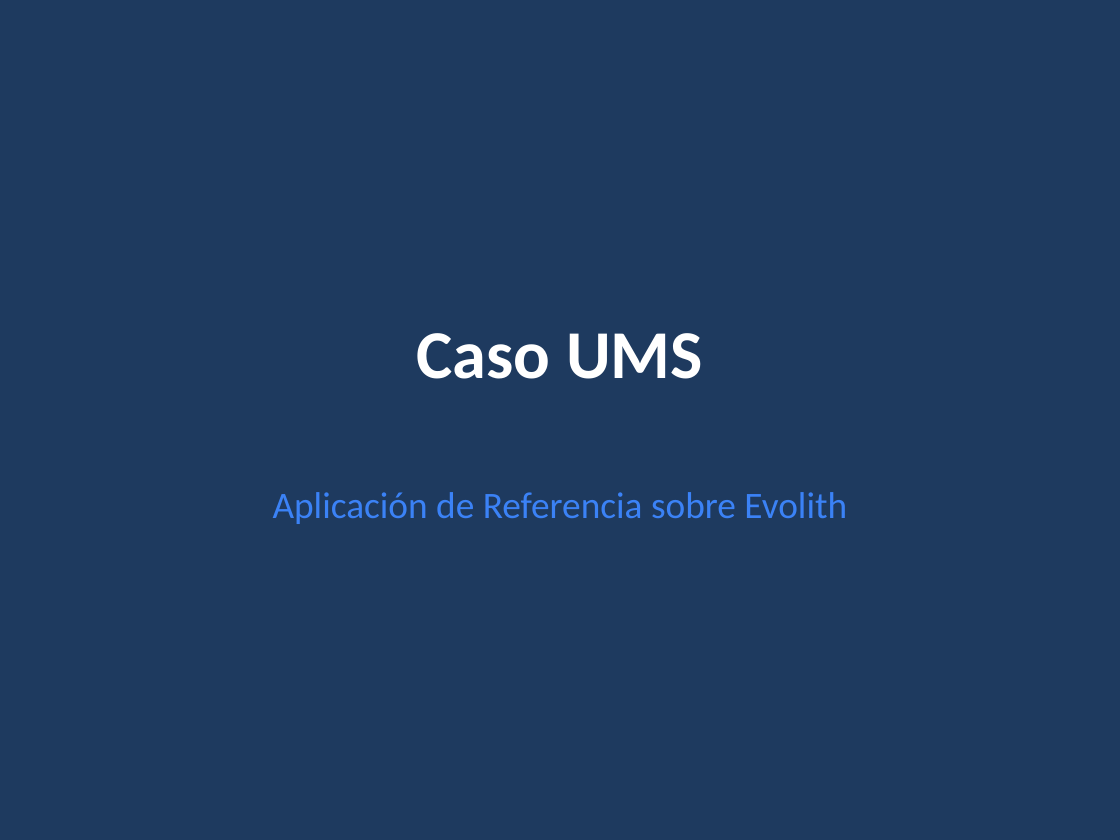
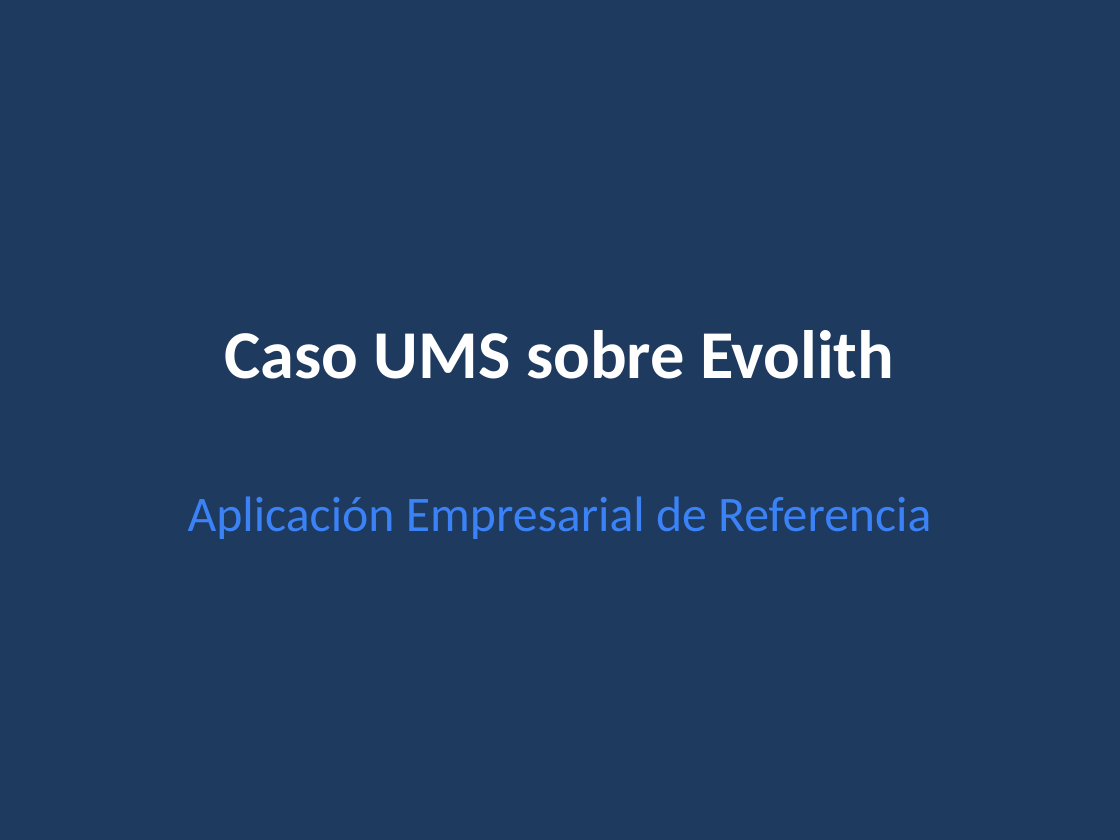
Before and after one commit to beyondnetcode/evolith_arch32, a slide deck: slide 1 of reference/governance/sdlc/assets/ums-evolith-reference-executive-deck.pptx. Drawn at 1120x840 pixels with LibreOffice and Linux fonts; fonts in the diff are those of the drawing. Boxes give left, top, right and bottom in pixels: in the first picture for what was removed or moved away, otherwise in the second. Text is boxed around its words. In the diff, an @@ line names an element or a change of style, - is before the commit and + after.

```diff
--- a/reference/governance/sdlc/assets/ums-evolith-reference-executive-deck.pptx
+++ b/reference/governance/sdlc/assets/ums-evolith-reference-executive-deck.pptx
@@ title at [224, 330, 894, 379]: text changed @@
-Caso UMS
+Caso UMS sobre Evolith
@@ subtitle at [188, 496, 931, 539]: text changed; size 24 to 32 pt @@
-Aplicación de Referencia sobre Evolith
+Aplicación Empresarial de Referencia
```
Also in this commit, not shown: 4 other slides changed, 3 slides added, 3 slides removed, 9 other files.
